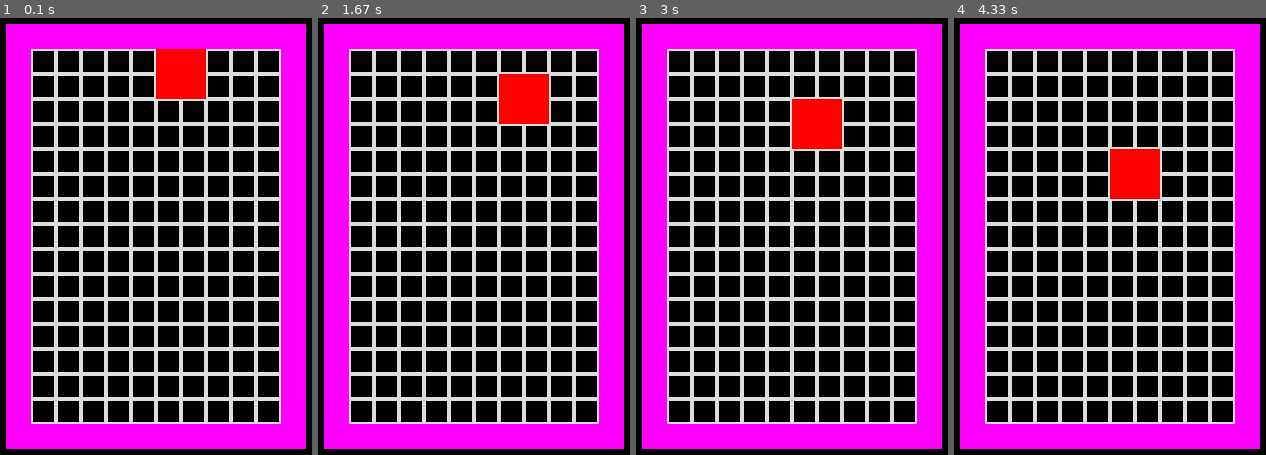
Above: before the commit, frames 1-4 (left to right).
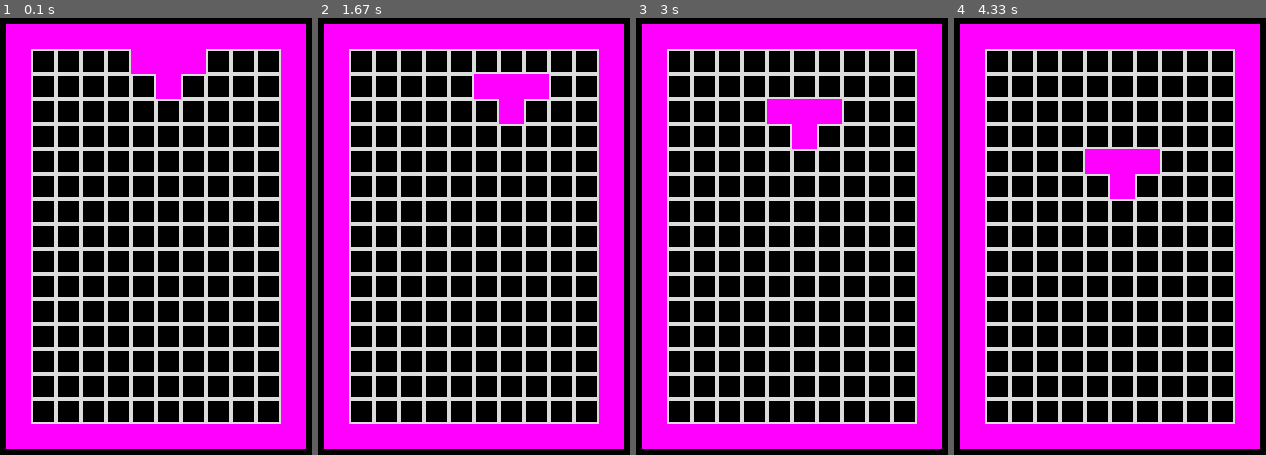
Above: after the commit, the same moments.

Repository: palomagarcia14/Tetris-Project
Game: pygame game, started from nt.py
The game is run twice, just before and just after one commit, with the same random seed, the same clock (stepped at 60 frames per second) and the same inputs.
Inputs:
- Up to frame 1 (0.1 s): no input
- Up to frame 2 (1.67 s): hold Right 0.83-1.3 s
- Up to frame 3 (3 s): hold Left 1.9-2.3 s
- Up to frame 4 (4.33 s): hold Left 3-3.6 s; hold Right from 3.63 s (still down)

The runs differ from the first frame. In frame 1, 2.3% of the frame differs, in the area x 41-67%, y 7-19%; in frame 2, 2.3%; in frame 3, 2.3%; in frame 4, 2.3%.

Commit message:
Add files via upload

Diff:
--- a/nt.py
+++ b/nt.py
@@ -2,6 +2,8 @@
 import pygame as pg
 from pygame.locals import KEYDOWN, K_q
 import time
+import random
+
 
 SCREENSIZE = WIDTH, HEIGHT = 600, 600
 BLACK = (0, 0, 0)
@@ -14,14 +16,45 @@
 STARTX = 250
 step = 25
 rect = pg.Rect(STARTX, 100, SQUARE_LEN, SQUARE_WID)
-s1 = pg.Rect(STARTX, 100, SQUARE_LEN, SQUARE_WID)
-s2 = pg.Rect(STARTX + SQUARE_LEN, 100, SQUARE_LEN, SQUARE_WID)
-s3 = pg.Rect(STARTX, 125, SQUARE_LEN, SQUARE_WID)
-s4 = pg.Rect(STARTX + SQUARE_LEN, 125, SQUARE_LEN, SQUARE_WID)
+
 b1 = pg.Rect(5*25, 20*25,250,25)
 b2 = pg.Rect(5*25, 4*25,250,25)
 b3 = pg.Rect(4*25, 4*25,25,425)
 b4 = pg.Rect(15*25, 4*25,25,425)
+plist = [1, 2, 3 ,4,5]
+randi = random.choice(plist)
+if randi == 1: #square
+    s1 = pg.Rect(STARTX, 100, SQUARE_LEN, SQUARE_WID)
+    s2 = pg.Rect(STARTX + SQUARE_LEN, 100, SQUARE_LEN, SQUARE_WID)
+    s3 = pg.Rect(STARTX, 125, SQUARE_LEN, SQUARE_WID)
+    s4 = pg.Rect(STARTX + SQUARE_LEN, 125, SQUARE_LEN, SQUARE_WID)
+    scolor = [255,255,0]
+elif randi == 2:#line
+    s1 = pg.Rect(STARTX, 100, SQUARE_LEN, SQUARE_WID)
+    s2 = pg.Rect(STARTX + SQUARE_LEN, 100, SQUARE_LEN, SQUARE_WID)
+    s3 = pg.Rect(STARTX- SQUARE_LEN, 100, SQUARE_LEN, SQUARE_WID)
+    s4 = pg.Rect(STARTX+ SQUARE_LEN +SQUARE_LEN, 100, SQUARE_LEN, SQUARE_WID)
+    scolor = [0,255,255]
+elif randi == 3:#w
+    s1 = pg.Rect(STARTX, 100, SQUARE_LEN, SQUARE_WID)
+    s2 = pg.Rect(STARTX + SQUARE_LEN, 100, SQUARE_LEN, SQUARE_WID)
+    s4 = pg.Rect(STARTX- SQUARE_LEN, 100, SQUARE_LEN, SQUARE_WID)
+    s3 = pg.Rect(STARTX, 125, SQUARE_LEN, SQUARE_WID)
+    scolor = [255,0,255]
+elif randi == 4:
+    s1 = pg.Rect(STARTX, 100, SQUARE_LEN, SQUARE_WID)
+    s2 = pg.Rect(STARTX + SQUARE_LEN, 100, SQUARE_LEN, SQUARE_WID)
+    s4 = pg.Rect(STARTX- SQUARE_LEN, 100, SQUARE_LEN, SQUARE_WID)
+    s3 = pg.Rect(STARTX- SQUARE_LEN, 125, SQUARE_LEN, SQUARE_WID)
+    scolor = [255, 128, 0]
+elif randi ==5:
+    s1 = pg.Rect(STARTX, 100, SQUARE_LEN, SQUARE_WID)
+    s2 = pg.Rect(STARTX + SQUARE_LEN, 100, SQUARE_LEN, SQUARE_WID)
+    s3 = pg.Rect(STARTX- SQUARE_LEN, 125, SQUARE_LEN, SQUARE_WID)
+    s4 = pg.Rect(STARTX, 125, SQUARE_LEN, SQUARE_WID)
+    scolor = [0,255,128]
+
+
 
 def main():
     pg.init()
@@ -36,6 +69,8 @@
         pg.display.update()
         time.sleep(1)
 
+
+#def sets():
 
 
 
@@ -58,22 +93,23 @@
 
 
 def squareFall():
+
     if s3.colliderect(b1):
-            pg.draw.rect(_VARS['surf'], [255,0,0], s1)
-            pg.draw.rect(_VARS['surf'], [255,0,0], s2)
-            pg.draw.rect(_VARS['surf'], [255,0,0], s3)
-            pg.draw.rect(_VARS['surf'], [255,0,0], s4)
+            pg.draw.rect(_VARS['surf'], scolor, s1)
+            pg.draw.rect(_VARS['surf'], scolor, s2)
+            pg.draw.rect(_VARS['surf'], scolor, s3)
+            pg.draw.rect(_VARS['surf'], scolor, s4)
 
     else:
         v = [0, 25]
         s1.move_ip(v)
-        pg.draw.rect(_VARS['surf'], [255,0,0], s1)
+        pg.draw.rect(_VARS['surf'], scolor, s1)
         s2.move_ip(v)
-        pg.draw.rect(_VARS['surf'], [255,0,0], s2)
+        pg.draw.rect(_VARS['surf'], scolor, s2)
         s3.move_ip(v)
-        pg.draw.rect(_VARS['surf'], [255,0,0], s3)
+        pg.draw.rect(_VARS['surf'], scolor, s3)
         s4.move_ip(v)
-        pg.draw.rect(_VARS['surf'], [255,0,0], s4)
+        pg.draw.rect(_VARS['surf'], scolor, s4)
 
 def leftright():
     key_input = pg.key.get_pressed()
